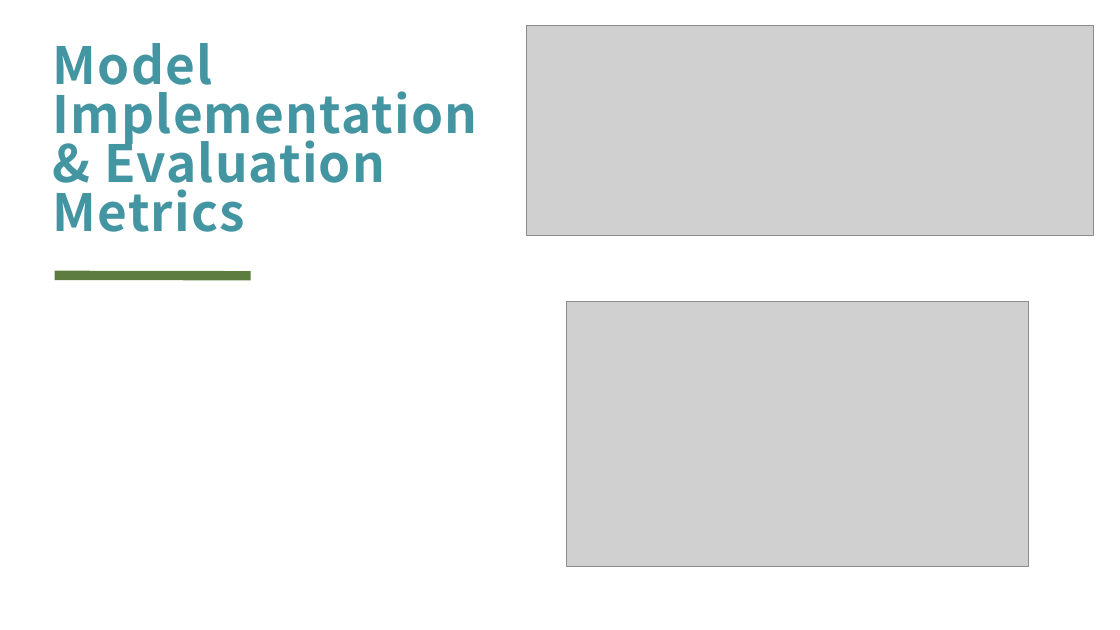
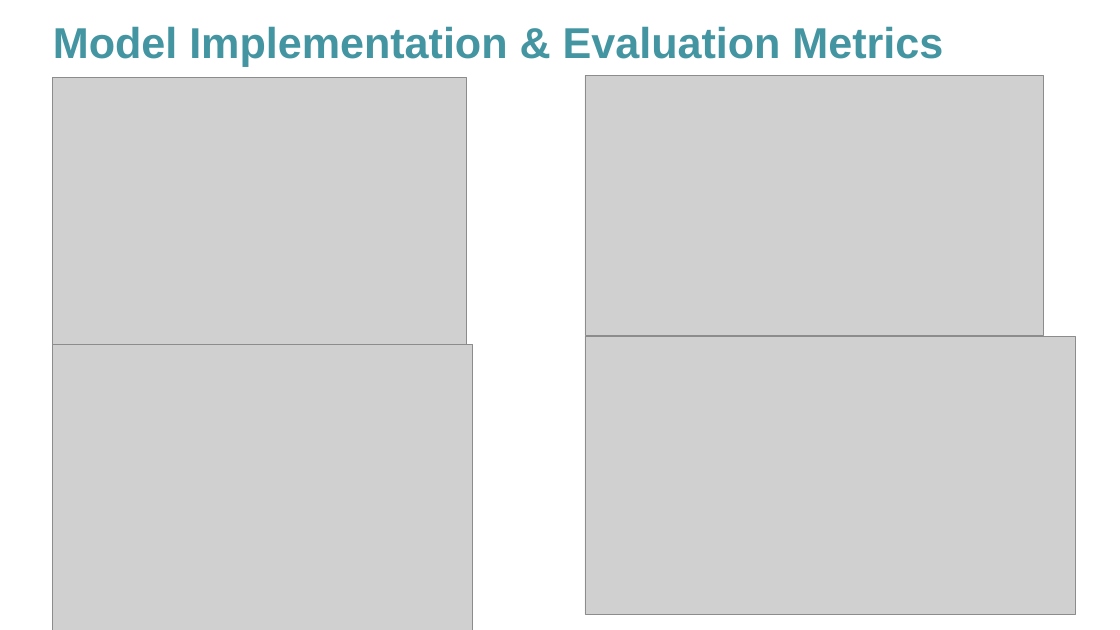
Before and after one commit to dcsweezy/Exploring-Linear-and-Ridge-Regression-with-Cross-Validation_-Group-11, a slide deck: slide 8 of presentation-slide.pptx (slide 7 before the commit). Drawn at 1120x630 pixels with LibreOffice and Linux fonts; fonts in the diff are those of the drawing; grey boxes stand for pictures. Boxes give left, top, right and bottom in pixels: in the first picture for what was removed or moved away, otherwise in the second. Text is boxed around its words. In the diff, an @@ line names an element or a change of style, - is before the commit and + after.

```diff
--- a/presentation-slide.pptx
+++ b/presentation-slide.pptx
@@ title "Model Implementation & Evaluation Metrics" at [53, 26, 943, 67]: size 44 to 37 pt, font Noto Sans CJK JP to Arial, letter spacing 1 to 0 pt; vertical alignment bottom to top @@
@@ picture removed at [527, 25, 1094, 234] @@
@@ picture added at [53, 77, 466, 345] @@
@@ picture added at [585, 76, 1044, 336] @@
@@ line removed from (55, 276) to (250, 276) @@
@@ picture added at [53, 344, 473, 630] @@
@@ picture: place and size @@
-picture at [567, 302, 1028, 567]
+picture at [585, 336, 1075, 614]
```
Also in this commit, not shown: 14 other slides changed.
